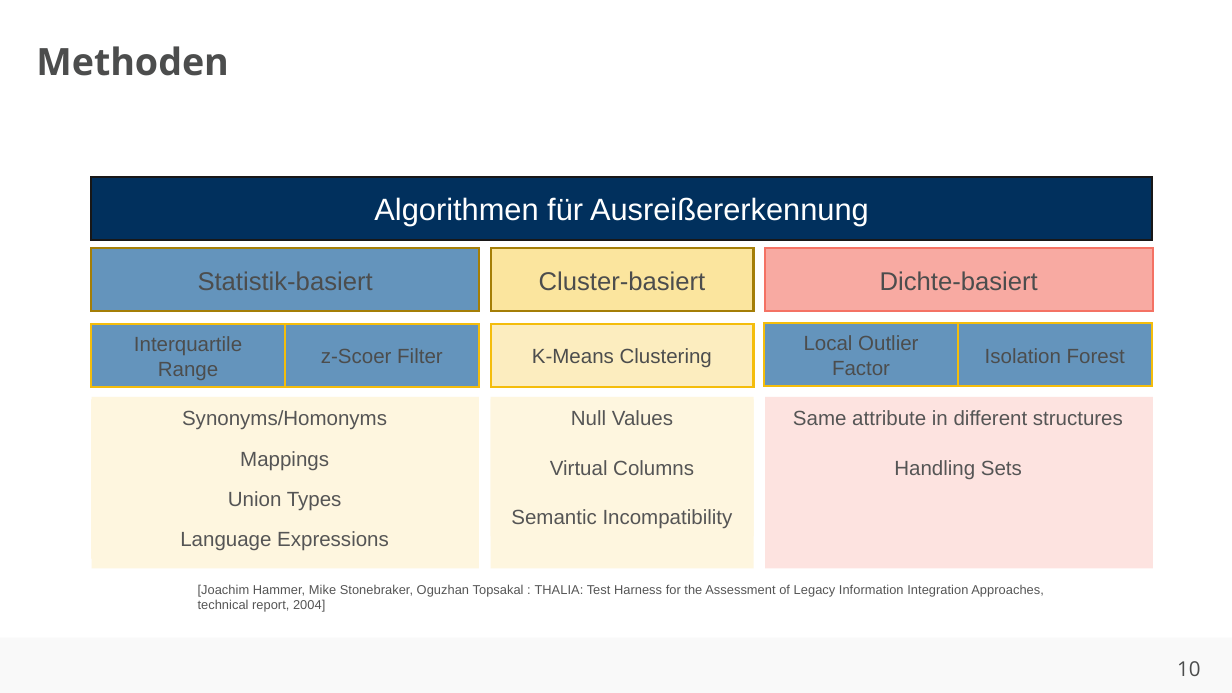
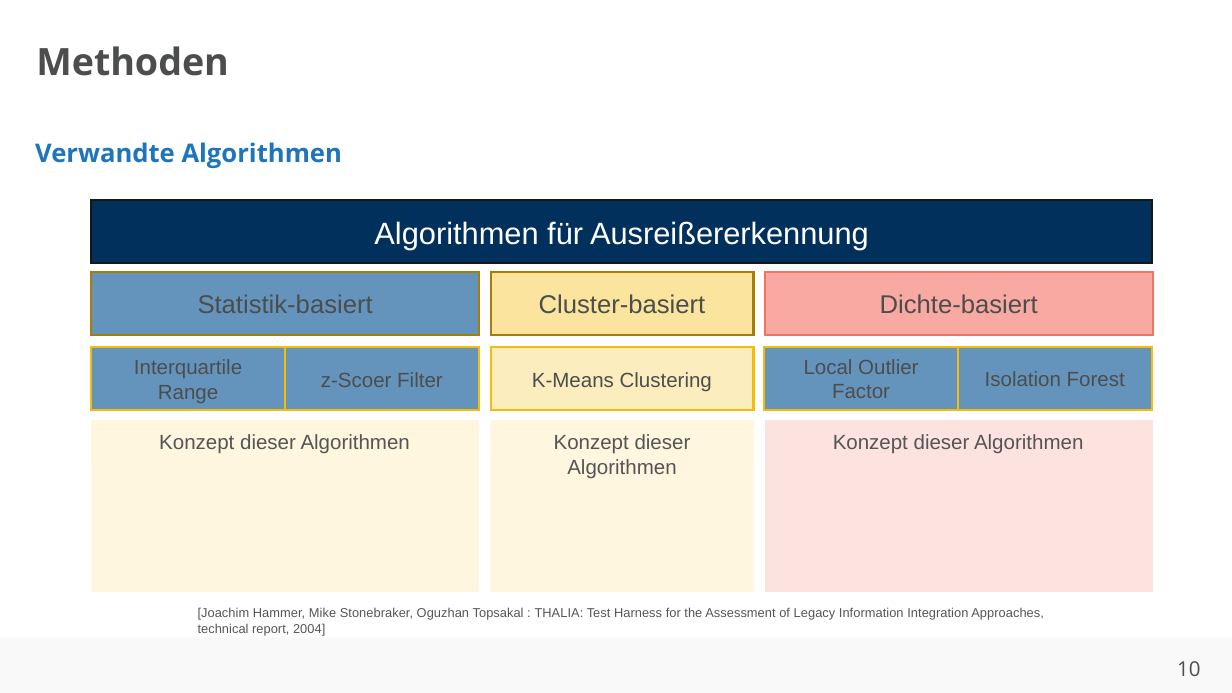
Before and after one commit to ahndavin/Abschlussarbeit_Bachelor, a slide deck: slide 10 of Kolloquium/Kolloquium.pptx. Drawn at 1232x693 pixels with LibreOffice and Linux fonts; fonts in the diff are those of the drawing; background and template pictures are left out. Boxes give left, top, right and bottom in pixels: in the first picture for what was removed or moved away, otherwise in the second. Text is boxed around its words. In the diff, an @@ line names an element or a change of style, - is before the commit and + after.

```diff
--- a/Kolloquium/Kolloquium.pptx
+++ b/Kolloquium/Kolloquium.pptx
@@ text added at (x1=35, y1=142, x2=342, y2=168), 15 pt, text #1F75BB, bold @@
+Verwandte Algorithmen
@@ rectangle "Konzept dieser Algorithmen" resized from (x1=91, y1=399, x2=478, y2=558) to (x1=91, y1=423, x2=478, y2=460) @@
@@ text in rectangle at (x1=159, y1=434, x2=410, y2=454): text changed @@
-Synonyms/Homonyms
-Mappings
-Union Types
-Language Expressions
+Konzept dieser Algorithmen
@@ rectangle "Konzept dieser Algorithmen" resized from (x1=490, y1=399, x2=754, y2=536) to (x1=490, y1=423, x2=754, y2=460) @@
@@ text in rectangle at (x1=554, y1=434, x2=691, y2=478): text changed @@
-Null Values
-Virtual Columns
-Semantic Incompatibility
+Konzept dieser Algorithmen
@@ 12 rectangles, 1 text moved together from (x1=91, y1=177, x2=1153, y2=612) to (x1=91, y1=201, x2=1153, y2=636) @@
@@ text at (x1=833, y1=434, x2=1083, y2=454): text changed @@
-Same attribute in different structures
-Handling Sets
+Konzept dieser Algorithmen
```
Also in this commit, not shown: 6 other slides changed, 4 slides added, 2 slides removed, 1 other file.
